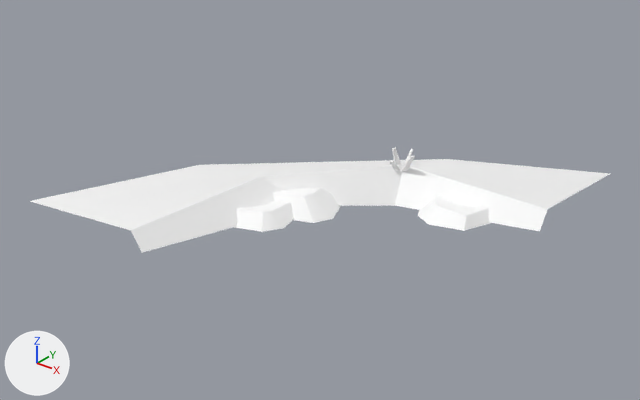
The glTF model assets/synty/simple_fantasy/models/SF_Env_GrassEdge_Corner_03.glb as it was, and as the next commit left it.
Both versions are drawn from a camera (50 mm lens) standing at (0.266, -0.207, 0.181) and looking at (0.028, 0.092, -0.004). Arrows for +X, +Y and +Z are at lower left; the lights stay in place.

Names of what the first picture shows: 'SF_Env_GrassEdge_Corner_03'.
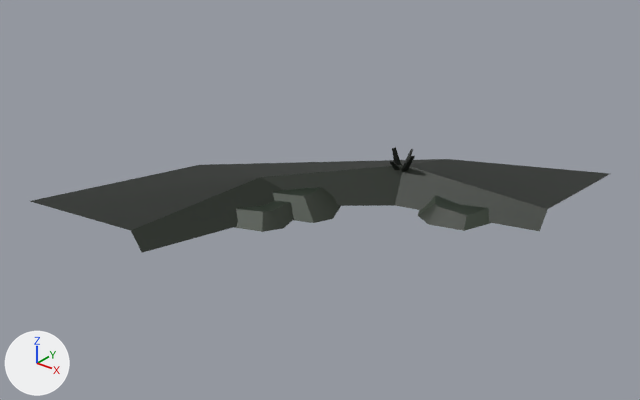
What differs and where, as boxes [x1, y1, x2, y2] in the pictures (640 x 400 px):
'SF_Env_GrassEdge_Corner_03', surface changed (white to black): [30, 148, 609, 253] in both

The change, as a list of edits to the scene's bpy script:
```text
Add img_undead_footman_01:
    img_undead_footman_01 = load_image('Undead_Footman_01', '_unpacked/Undead_Footman_01', 512, 512, 'sRGB')
Change mat_lambert1:
    add n3 = _N.new('ShaderNodeMix'); n3.name = 'Mix'
    add n3.data_type = 'RGBA'
    add n3.blend_type = 'MULTIPLY'
    add n3.inputs[0].default_value = 1.0  # 'Factor'
    add n4 = _N.new('ShaderNodeTexImage'); n4.name = 'Image Texture'
    add n4.image = img_undead_footman_01
    where n2 = _N.new('ShaderNodeVertexColor'); n2.name = 'Color Attribute'
    where n0 = _N.new('ShaderNodeBsdfPrincipled'); n0.name = 'Principled BSDF'
    remove _L.new(n2.outputs[0], n0.inputs[0])  # 'Color' to 'Base Color'
    add _L.new(n3.outputs[2], n0.inputs[0])  # 'Result' to 'Base Color'
    add _L.new(n2.outputs[0], n3.inputs[7])  # 'Color' to 'B'
    add _L.new(n4.outputs[0], n3.inputs[6])  # 'Color' to 'A'
```
